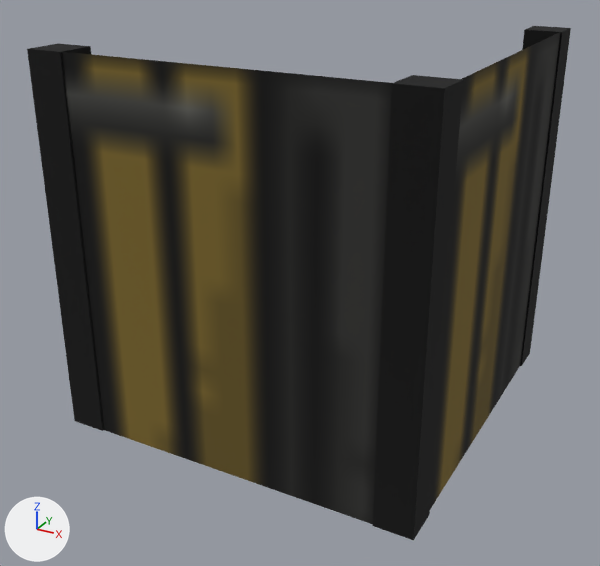
What one commit did to the OBJ model Models/Walls/Wall1/NW.obj.
Rendered twice from a 50 mm camera at (1.98, -3.83, 1.55) aimed at (-0.02, -0.19, -0.27). Lighting does not change. The marker at lower left points along +X, +Y and +Z. The first picture is the older version. Where no turn or scale is listed for an object, it has been applied to the vertices. Vertices at exactly the same position are counted once.

Script lines for the objects in view, before the commit:
```python
me_e = bpy.data.meshes.new('E')
me_e.from_pydata(...)  # 4 vertices, 1 face; spans x 0.99, y -0.8..0.8, z -1.0..1.0
me_e.materials.append(mat_m_365873e8_e903_df85_dd86_8b54911b9c89)  # picture img_walltexture_png
me_ne = bpy.data.meshes.new('NE')
me_ne.from_pydata(...)  # a box spanning x 0.8..1.0, y 0.8..1.0, z -1.0..1.0
me_ne.materials.append(mat_m_365873e8_e903_df85_dd86_8b54911b9c89)  # picture img_walltexture_png
me_s = bpy.data.meshes.new('S')
me_s.from_pydata(...)  # 4 vertices, 1 face; spans x -0.8..0.8, y -0.99, z -1.0..1.0
me_s.materials.append(mat_m_365873e8_e903_df85_dd86_8b54911b9c89)  # picture img_walltexture_png
me_se = bpy.data.meshes.new('SE')
me_se.from_pydata(...)  # a box spanning x 0.8..1.0, y -1.0..-0.8, z -1.0..1.0
me_se.materials.append(mat_m_365873e8_e903_df85_dd86_8b54911b9c89)  # picture img_walltexture_png
me_sw = bpy.data.meshes.new('SW')
me_sw.from_pydata(...)  # a box spanning x -1.0..-0.8, y -1.0..-0.8, z -1.0..1.0
me_sw.materials.append(mat_m_365873e8_e903_df85_dd86_8b54911b9c89)  # picture img_walltexture_png
ob_e = bpy.data.objects.new('E', me_e)
ob_e.location = (0.0, 0.0, 0.0)
ob_ne = bpy.data.objects.new('NE', me_ne)
ob_ne.location = (0.0, 0.0, 0.0)
ob_s = bpy.data.objects.new('S', me_s)
ob_s.location = (0.0, 0.0, 0.0)
ob_se = bpy.data.objects.new('SE', me_se)
ob_se.location = (0.0, 0.0, 0.0)
ob_sw = bpy.data.objects.new('SW', me_sw)
ob_sw.location = (0.0, 0.0, 0.0)
```
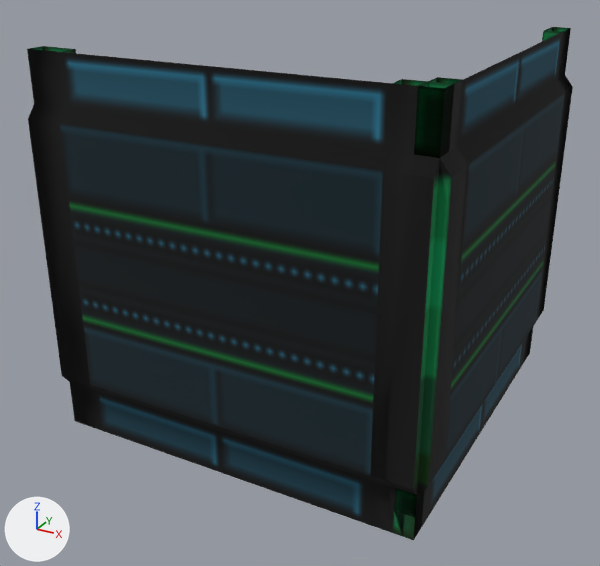
Where the change shows, as pixel boxes (x1, y1, x2, y2) in the pictures (600 x 566 px):
'S', reshaped (29% wider)
    before: (62, 52, 392, 524)
    after: (27, 46, 454, 538)
'E', reshaped (38% wider, 8% taller)
    before: (430, 32, 560, 509)
    after: (393, 27, 573, 540)
'SE', deleted
    before: (373, 75, 463, 540)
'SW', deleted
    before: (27, 44, 104, 431)
'NE', deleted
    before: (520, 26, 571, 366)

The change, as a list of edits to the scene's bpy script:
```text
Add img_newwalltexture1_png:
    img_newwalltexture1_png = load_image('NewWallTexture1.png', 'NewWallTexture1.png', 128, 128, 'sRGB')
Add mat_m_8f18cf77_3786_8aaa_c5f5_a5c595de131f:
    mat_m_8f18cf77_3786_8aaa_c5f5_a5c595de131f = principled_material('m_8f18cf77-3786-8aaa-c5f5-a5c595de131f')
    mat_m_8f18cf77_3786_8aaa_c5f5_a5c595de131f.texture = img_newwalltexture1_png
    mat_m_8f18cf77_3786_8aaa_c5f5_a5c595de131f.roughness = 1.0
Change me_e:
    used by ob_e; location = (0.0, 0.0, 0.0)
    remove me_e.from_pydata(...)  # 4 vertices, 1 face; spans x 0.99, y -0.8..0.8, z -1.0..1.0
    remove me_e.materials.append(mat_m_365873e8_e903_df85_dd86_8b54911b9c89)  # picture img_walltexture_png
    add me_e.from_pydata(...)  # 58 vertices, 50 faces; spans x 0.9..1.05, y -1.0..1.0, z -1.0..1.0
    me_e part 1: the whole mesh is rebuilt
    add me_e.materials.append(mat_m_8f18cf77_3786_8aaa_c5f5_a5c595de131f)  # picture img_newwalltexture1_png
Change me_s:
    used by ob_s; location = (0.0, 0.0, 0.0)
    remove me_s.from_pydata(...)  # 4 vertices, 1 face; spans x -0.8..0.8, y -0.99, z -1.0..1.0
    remove me_s.materials.append(mat_m_365873e8_e903_df85_dd86_8b54911b9c89)  # picture img_walltexture_png
    add me_s.from_pydata(...)  # 58 vertices, 50 faces; spans x -1.0..1.0, y -1.05..-0.9, z -1.0..1.0
    me_s part 2: the whole mesh is rebuilt
    add me_s.materials.append(mat_m_8f18cf77_3786_8aaa_c5f5_a5c595de131f)  # picture img_newwalltexture1_png
Remove ob_ne:
    ob_ne = bpy.data.objects.new('NE', me_ne)
    ob_ne.location = (0.0, 0.0, 0.0)
Remove ob_se:
    ob_se = bpy.data.objects.new('SE', me_se)
    ob_se.location = (0.0, 0.0, 0.0)
Remove ob_sw:
    ob_sw = bpy.data.objects.new('SW', me_sw)
    ob_sw.location = (0.0, 0.0, 0.0)
```
